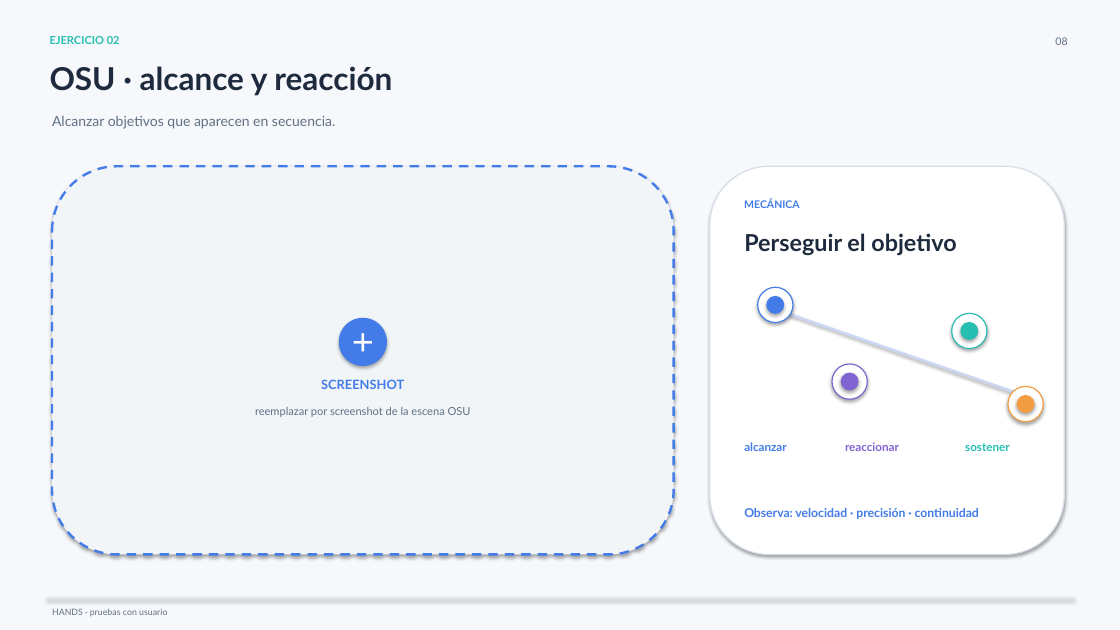
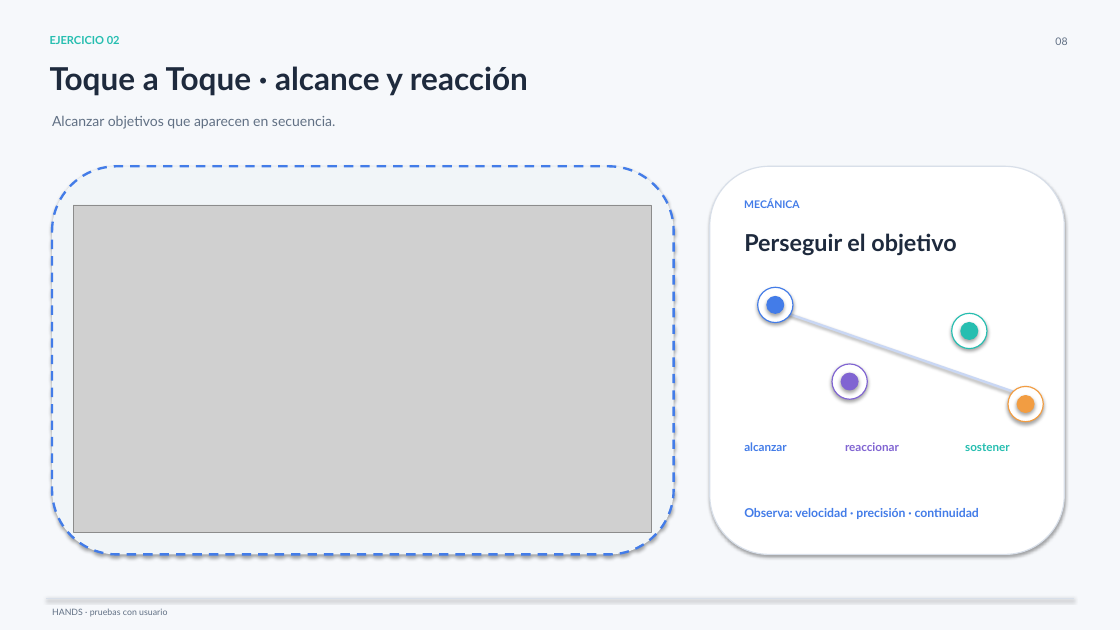
Before and after one commit to sanxxtiago/Hands, a slide deck: slide 8 of Presentacion_MotiVa_Pruebas_Usuario.pptx. Drawn at 1120x630 pixels with LibreOffice and Linux fonts; fonts in the diff are those of the drawing; grey boxes stand for pictures. Boxes give left, top, right and bottom in pixels: in the first picture for what was removed or moved away, otherwise in the second. Text is boxed around its words. In the diff, an @@ line names an element or a change of style, - is before the commit and + after.

```diff
--- a/Presentacion_MotiVa_Pruebas_Usuario.pptx
+++ b/Presentacion_MotiVa_Pruebas_Usuario.pptx
@@ text at bbox=[50, 66, 528, 96]: text changed @@
-OSU · alcance y reacción
+Toque a Toque · alcance y reacción
@@ picture added at bbox=[73, 205, 651, 533] @@
@@ text removed at bbox=[339, 319, 386, 365] @@
-＋
@@ text removed at bbox=[321, 379, 404, 389] @@
-SCREENSHOT
@@ text removed at bbox=[255, 407, 471, 417] @@
-reemplazar por screenshot de la escena OSU
```
Also in this commit, not shown: 4 other slides changed.
